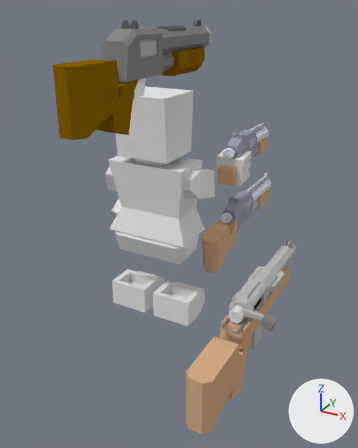
The Blender file models/jack and casie/shotgun3n4.blend: old version first, new version second.
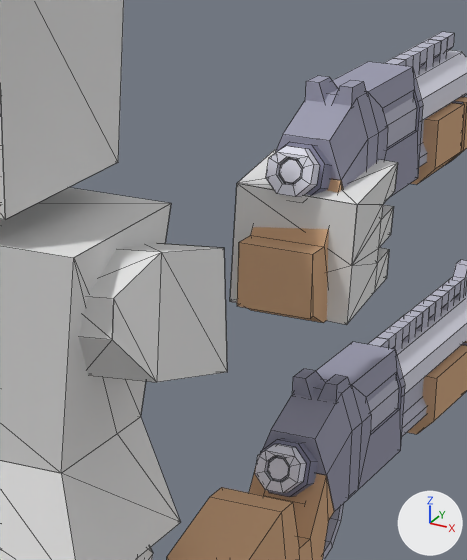
There are two pictures of each version: one whole from a 50 mm camera at (2.16, -5.27, 1.79) aimed at (-0.15, -1.07, -0.31), one close up on the part from 46% to 75% of the width and 26% to 53% of the height. Lighting does not change. The marker at lower right points along +X, +Y and +Z. The last two pictures show the newer version. The close-ups show mesh edges as thin lines.

In view in the first close-up: 'base_Mesh.042', 'shotgun', 'shotgun sawnoff'.
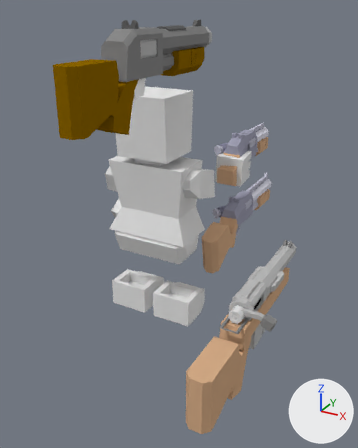
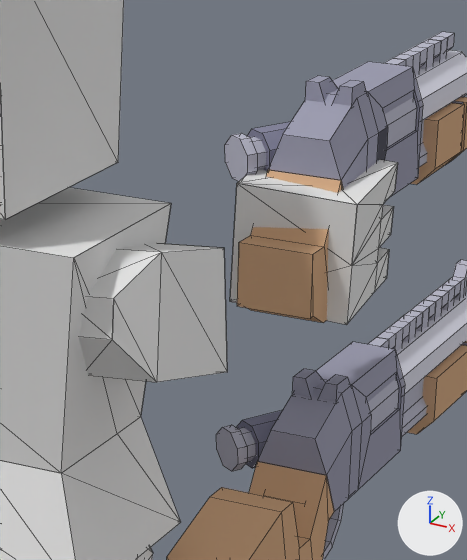
Edits to the bpy script that builds the scene:
```text
Change me_shotgunsawnoff:
    used by ob_shotgun_sawnoff; location = (0.0, 0.0, 0.0)
    verts and faces of me_shotgunsawnoff; kept vertices keep their numbers, new ones are numbered from 347
    before: 30 (-0.1, -0.076, 0.218) at pixel (267, 169), 31 (0.1, -0.076, 0.218) at pixel (341, 180), 82 (-0.064, -0.077, 0.314) at pixel (282, 134), 83 (-0.1, -0.076, 0.218) at pixel (267, 169), 84 (0.1, -0.076, 0.218) at pixel (341, 180)
    before: 85 (0.064, -0.077, 0.314) at pixel (329, 140), 87 (0.064, 0.094, 0.386) at pixel (357, 97), 88 (-0.064, 0.094, 0.386), 152 (0.055, -0.077, 0.314) at pixel (326, 140), 153 (0.045, -0.077, 0.314) at pixel (322, 139)
    before: 154 (0.036, -0.077, 0.314) at pixel (319, 139), 155 (0.027, -0.077, 0.314) at pixel (316, 139), 156 (0.018, -0.077, 0.314) at pixel (312, 138), 157 (0.009, -0.077, 0.314) at pixel (309, 138), 158 (0.0, -0.077, 0.314) at pixel (306, 137)
    before: 159 (-0.009, -0.077, 0.314) at pixel (302, 137), 160 (-0.018, -0.077, 0.314) at pixel (299, 136), 161 (-0.027, -0.077, 0.314) at pixel (295, 136), 162 (-0.036, -0.077, 0.314) at pixel (292, 135), 163 (-0.045, -0.077, 0.314) at pixel (289, 135)
    before: 164 (-0.055, -0.077, 0.314) at pixel (285, 134)
    remove me_shotgunsawnoff.from_pydata(...)  # 347 vertices, 252 faces; spans x -0.1..0.1, y -0.24..0.974, z -0.134..0.421
    add me_shotgunsawnoff.from_pydata(...)  # 316 vertices, 227 faces; spans x -0.235..0.1, y -0.24..0.974, z -0.134..0.421
    me_shotgunsawnoff part 1: a new loose piece of 16 vertices spanning x -0.204..0.0, y -0.064..0.154, z 0.178..0.31, in mat_bluedgray25 (its picture is missing)
    me_shotgunsawnoff part 2: a new loose piece of 16 vertices spanning x -0.235..-0.125, y -0.112..-0.021, z 0.18..0.294, in mat_bluedgray50 (its picture is missing)
    me_shotgunsawnoff part 3: a new loose piece of 16 vertices spanning x -0.207..-0.072, y -0.08..0.061, z 0.195..0.286, in mat_bluedgray50 (its picture is missing)
    me_shotgunsawnoff part 4: the loose piece of 50 vertices spanning x -0.06..0.06, y -0.19..-0.113, z 0.182..0.305 is deleted
    me_shotgunsawnoff part 5: the loose piece of 16 vertices spanning x -0.072..0.072, y -0.152..0.028, z 0.128..0.308 is deleted
    me_shotgunsawnoff part 6
    add delete_vertices([*range(152, 165)])  # with the faces that use them
    add faces += [(82, 85, 87, 88), (30, 31, 84, 85, 82, 83)]  # mat_bluedgray35 (its picture is missing)
Change me_shotgun:
    used by ob_shotgun; location = (0.0, 0.0, -0.8)
    remove me_shotgun.from_pydata(...)  # 463 vertices, 344 faces; spans x -0.1..0.1, y -0.67..1.27, z -0.29..0.42
    add me_shotgun.from_pydata(...)  # 445 vertices, 319 faces; spans x -0.24..0.1, y -0.67..1.27, z -0.29..0.42
    me_shotgun part 7: a new loose piece of 16 vertices spanning x -0.2..0.0, y -0.06..0.15, z 0.18..0.31, in mat_bluedgray25 (its picture is missing)
    me_shotgun part 8: a new loose piece of 16 vertices spanning x -0.24..-0.12, y -0.11..-0.02, z 0.18..0.29, in mat_bluedgray50 (its picture is missing)
    me_shotgun part 9: a new loose piece of 16 vertices spanning x -0.21..-0.07, y -0.08..0.06, z 0.19..0.29, in mat_bluedgray50 (its picture is missing)
    me_shotgun part 10: the loose piece of 50 vertices spanning x -0.06..0.06, y -0.19..-0.11, z 0.18..0.3 is deleted
    me_shotgun part 11: the loose piece of 16 vertices spanning x -0.07..0.07, y -0.15..0.03, z 0.13..0.31 is deleted
```

What differs and where, as boxes (x1, y1, x2, y2) in the close-ups (467 x 560 px; the box of a moved part takes in the faces that stretch with it):
'shotgun sawnoff', reshaped: before (237, 32, 467, 323); after (225, 32, 467, 323)
part 1 of me_shotgunsawnoff, added: after (247, 122, 290, 171)
part 2 of me_shotgunsawnoff, added: after (225, 133, 257, 181)
part 3 of me_shotgunsawnoff, added: after (251, 137, 266, 170)
part 4 of me_shotgunsawnoff, deleted: before (266, 146, 320, 197)
part 5 of me_shotgunsawnoff, deleted: before (281, 142, 332, 195)
part 6 of me_shotgunsawnoff, moved or reshaped: before (275, 94, 351, 180); after (268, 94, 351, 180)
part 7 of me_shotgun, added: after (236, 410, 283, 468)
part 8 of me_shotgun, added: after (216, 425, 247, 471)
part 9 of me_shotgun, added: after (239, 427, 255, 462)
part 10 of me_shotgun, deleted: before (255, 444, 306, 493)
part 11 of me_shotgun, deleted: before (260, 439, 317, 497)
